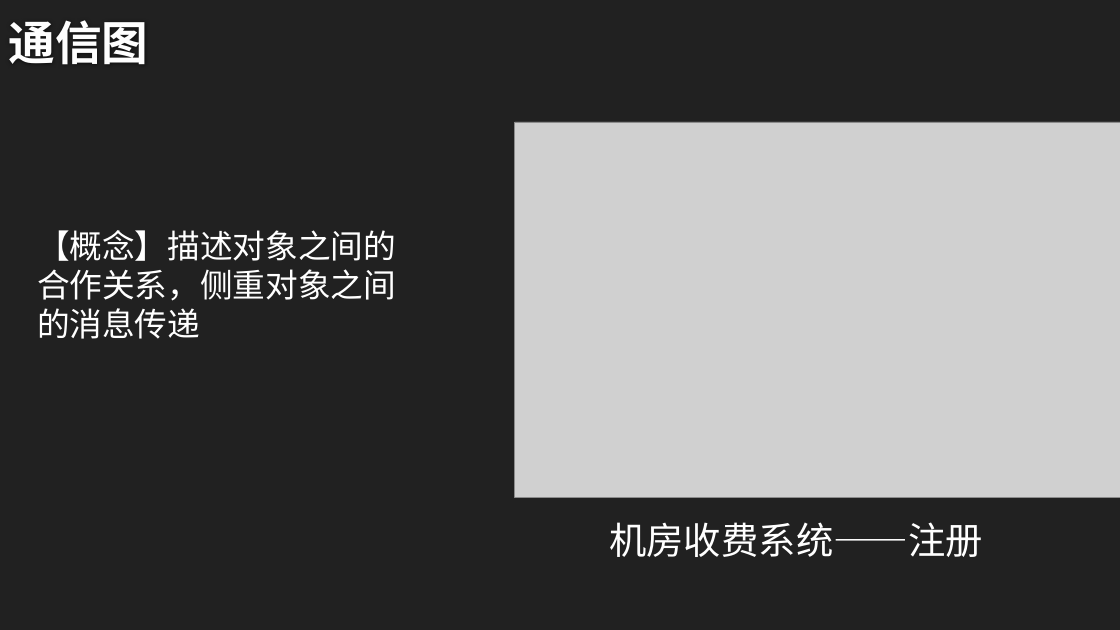
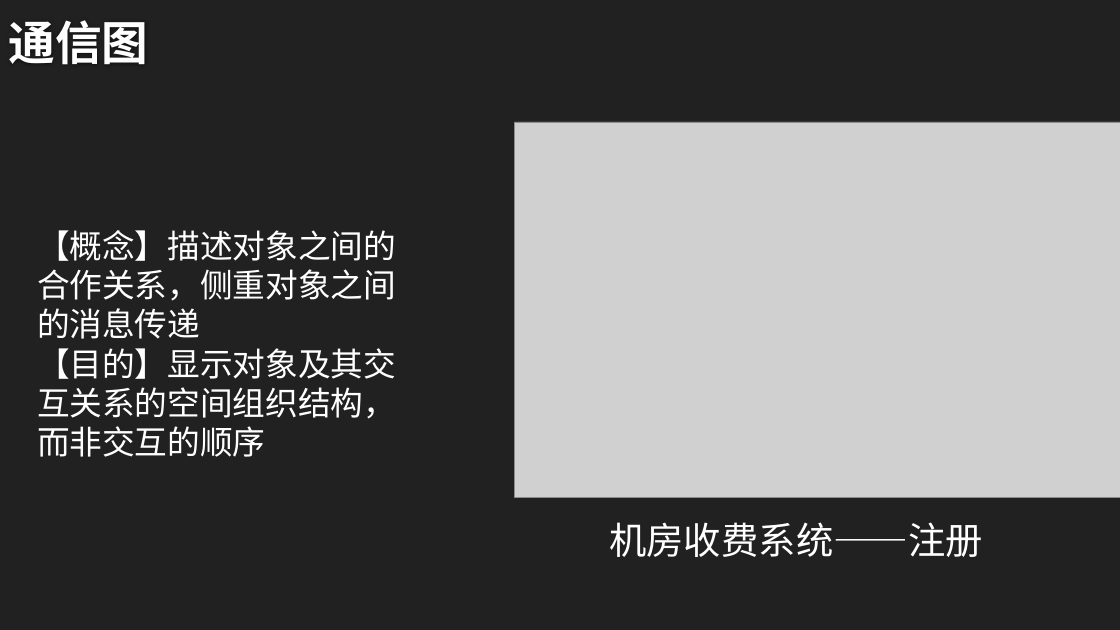
Before and after one commit to twn422/PRD2017, a slide deck: slide 19 of PRD-2017-G24/STW/非受控文件/翻转课堂作业/UML概述/UML概述.pptx (slide 18 before the commit). Drawn at 1120x630 pixels with LibreOffice and Linux fonts; fonts in the diff are those of the drawing; grey boxes stand for pictures; background and template pictures are left out. Boxes give left, top, right and bottom in pixels: in the first picture for what was removed or moved away, otherwise in the second. Text is boxed around its words. In the diff, an @@ line names an element or a change of style, - is before the commit and + after.

```diff
--- a/PRD-2017-G24/STW/非受控文件/翻转课堂作业/UML概述/UML概述.pptx
+++ b/PRD-2017-G24/STW/非受控文件/翻转课堂作业/UML概述/UML概述.pptx
@@ text at bbox=[37, 348, 396, 457]: paragraph added @@
+【目的】显示对象及其交互关系的空间组织结构，而非交互的顺序
```
Also in this commit, not shown: 9 other slides changed, 2 slides added, 4 other files.
